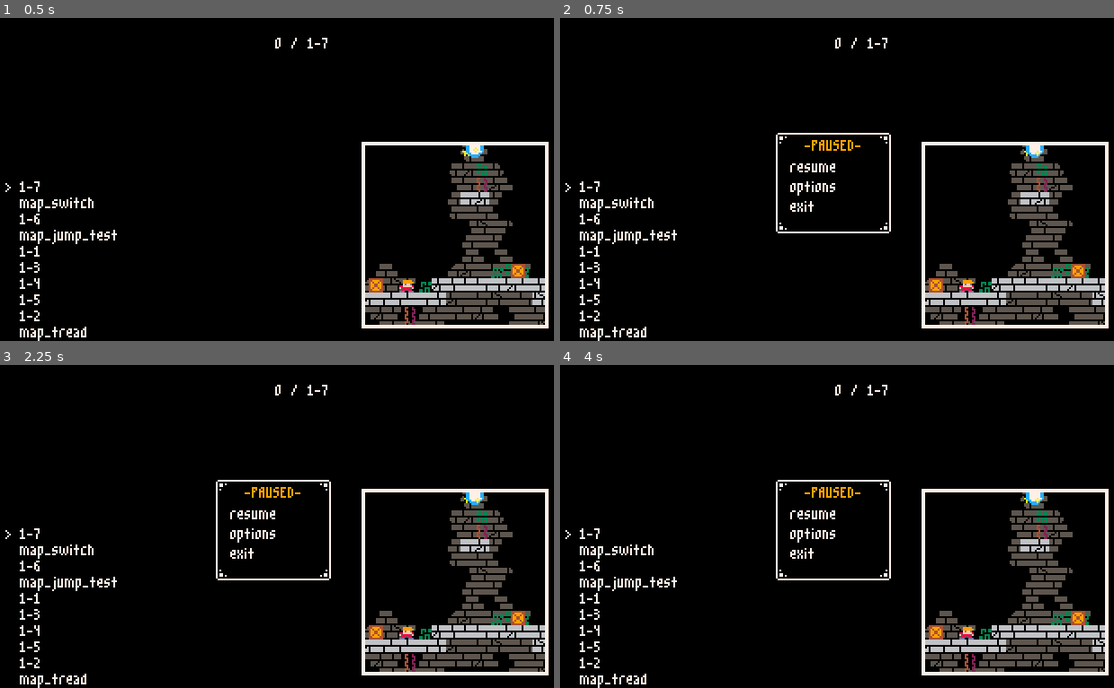
Above: before the commit, frames 1-4 (two rows, left to right).
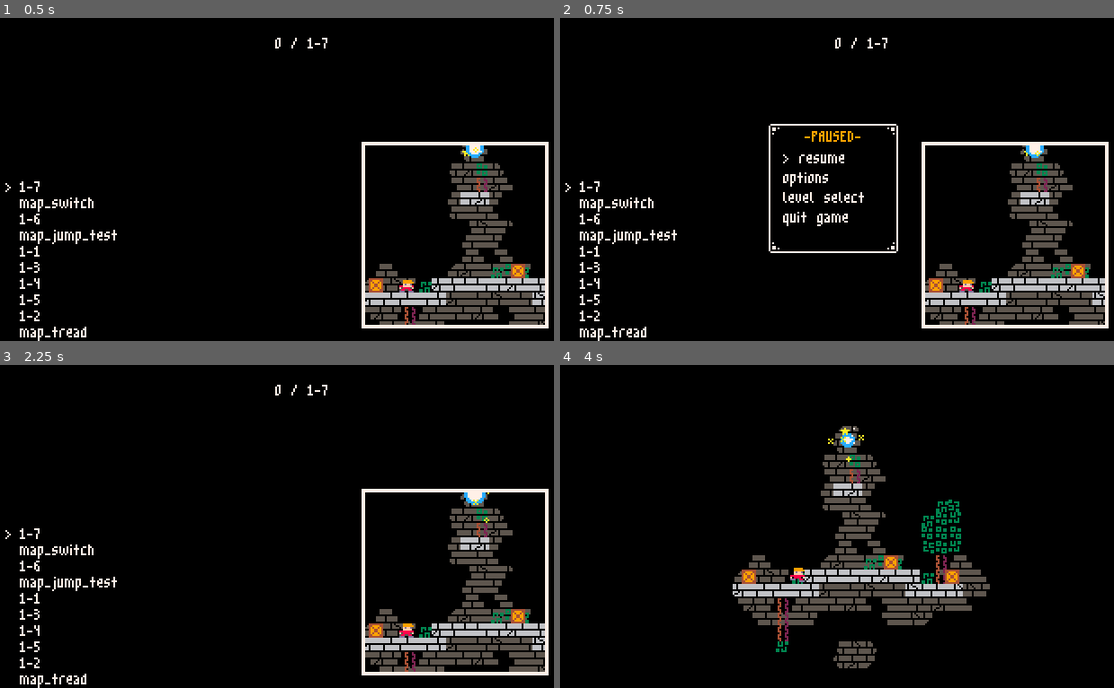
Above: after the commit, the same moments.

Repository: HarmonyHoney/tiny_crate
Game: Godot game, scene res://src/menu/MapSelect.tscn
Two runs of this game, one before a commit and one after it. Both use one fixed random seed, a clock stepped at 60 frames per second and the inputs below. Before the commit the project starts from res://src/menu/select.tscn.
Inputs (mouse positions are in pixels of both pictures, inside the frame that each line leads up to):
- Up to frame 1 (0.5 s): no input
- Up to frame 2 (0.75 s): tap Enter at 0.5 s; move the mouse to (958, 163) at 0.52 s; hold Right (right) from 0.53 s (still down); hold Z (jump) from 0.53 s (still down); tap X (action) at 0.6 s; click (958, 163) at 0.67 s
- Up to frame 3 (2.25 s): release Right (right) at 1.25 s; release Z (jump) at 1.25 s; tap Space at 1.25 s; drag from (160, 542) to (243, 591) at 1.27 s; tap Enter at 2 s; move the mouse to (332, 455) at 2.02 s; hold Left (left) from 2.03 s (still down); hold Z (jump) from 2.03 s (still down); tap X (action) at 2.1 s
- Up to frame 4 (4 s): release Left (left) at 2.75 s; release Z (jump) at 2.75 s; drag from (803, 591) to (659, 478) at 2.77 s; tap Space at 3.5 s; move the mouse to (1008, 574) at 3.52 s; hold Right (right) from 3.53 s (still down); hold Z (jump) from 3.53 s (still down)

Frame 1 is identical in both runs. In frame 2, 2.1% of the frame differs, in the area x 37-62%, y 32-73%; in frame 3, 4.6%; in frame 4, 16%, in the area x 0-100%, y 6-100%.

Commit message:
pause menu lookin pretty tasty

Diff:
--- a/project.godot
+++ b/project.godot
@@ -87,7 +87,7 @@
 [application]
 
 config/name="gdBox"
-run/main_scene="res://src/menu/select.tscn"
+run/main_scene="res://src/menu/MapSelect.tscn"
 config/icon="res://icon.png"
 
 [autoload]
--- a/src/actor/Player.gd
+++ b/src/actor/Player.gd
@@ -261,12 +261,9 @@
 	if is_pickup:
 		box_release()
 
-	# reset scene
-	Shared.start_reset("hub")
-	Shared.is_clear = true
+	# win scene
+	Shared.win()
 	queue_free()
-	dev.out("map complete")
-	Shared.win()
 
 func open_door():
 	# explosion
--- a/src/autoload/HUD.tscn
+++ b/src/autoload/HUD.tscn
@@ -3,11 +3,6 @@
 [ext_resource path="res://assets/font/m3x6.tres" type="DynamicFont" id=1]
 [ext_resource path="res://assets/image/timer.png" type="Texture" id=2]
 [ext_resource path="res://src/autoload/HUD.gd" type="Script" id=3]
-
-
-
-
-
 
 [node name="HUD" type="CanvasLayer"]
 pause_mode = 2
--- a/src/autoload/Pause.gd
+++ b/src/autoload/Pause.gd
@@ -1,49 +1,74 @@
-extends Control
+extends CanvasLayer
 
 var is_paused := false
 var menu_list : Label
+var menu : Control
 
 var cursor := 0
-var menu_items := ["resume", "options", "exit"]
+var menu_items := ["resume", "options", "level select", "quit game"]
+var selection := ""
 
+var timer := 0.1
+var clock := 0.0
 
 func _ready():
-	visible = false
-	menu_list = $List
-
-	menu_list.text = ""
-	for i in menu_items:
-		menu_list.text += i + "\n"
+	menu = $Menu
+	menu.visible = false
+	menu_list = $Menu/NinePatchRect/List
 
 
 func _process(delta):
-	if is_paused:
-		var btny = btn.p("down") - btn.p("up")
-		if btny:
-			cursor = clamp(cursor + btny, 0, menu_items.size() - 1)
-			menu_list.text = ""
-			for i in menu_items.size():
-				if cursor == i:
-					menu_list.text += "> "
-				menu_list.text += menu_items[i] + "\n"
-
+	if clock != 0:
+		clock = max(0, clock - delta)
+		if clock == 0:
+			if is_paused:
+				pass
+			else:
+				get_tree().paused = false
 
 func _input(event):
-	if dev.is_open:
-		return
-
-	if Input.is_action_just_pressed("pause"):
-		toggle_pause()
-	if Input.is_action_just_pressed("jump"):
-		toggle_pause()
+	if clock == 0 and not dev.is_open:
+		if event.is_action_pressed("pause"):
+			toggle_pause()
+		if is_paused:
+			if event.is_action_pressed("jump"):
+				menu_select()
+			elif event.is_action_pressed("down") or event.is_action_pressed("up"):
+				var btny = btn.p("down") - btn.p("up")
+				if btny:
+					cursor = clamp(cursor + btny, 0, menu_items.size() - 1)
+					selection = menu_items[cursor]
+					write_menu()
 
 
 func toggle_pause():
 	is_paused = !is_paused
-	visible = is_paused
-	get_tree().paused = is_paused
+	menu.visible = is_paused
+	clock = timer
 
 	if is_paused:
-		 pass
+		get_tree().paused = is_paused
+		cursor = 0
+		write_menu()
 	else:
 		pass
+
+
+func write_menu():
+	menu_list.text = ""
+	for i in menu_items.size():
+		if cursor == i:
+			menu_list.text += "> "
+		menu_list.text += menu_items[i] + "\n"
+
+func menu_select():
+	match menu_items[cursor]:
+		"resume":
+			toggle_pause()
+		"options":
+			pass
+		"level select":
+			get_tree().change_scene("res://src/menu/MapSelect.tscn")
+			toggle_pause()
+		"quit game":
+			get_tree().quit()
--- a/src/autoload/Pause.tscn
+++ b/src/autoload/Pause.tscn
@@ -4,17 +4,24 @@
 [ext_resource path="res://assets/image/9slice.png" type="Texture" id=2]
 [ext_resource path="res://src/autoload/Pause.gd" type="Script" id=3]
 
-[node name="Pause" type="Control"]
+[node name="Pause" type="CanvasLayer"]
+pause_mode = 2
 script = ExtResource( 3 )
+
+[node name="Menu" type="Control" parent="."]
+margin_left = 160.0
+margin_top = 95.0
+margin_right = 224.0
+margin_bottom = 159.0
 __meta__ = {
 "_edit_use_anchors_": false
 }
 
-[node name="NinePatchRect" type="NinePatchRect" parent="."]
-margin_left = 128.0
-margin_top = 64.0
-margin_right = 192.0
-margin_bottom = 120.0
+[node name="NinePatchRect" type="NinePatchRect" parent="Menu"]
+margin_left = -36.0
+margin_top = -36.0
+margin_right = 36.0
+margin_bottom = 36.0
 rect_min_size = Vector2( 24, 24 )
 texture = ExtResource( 2 )
 patch_margin_left = 8
@@ -27,11 +34,10 @@
 "_edit_use_anchors_": false
 }
 
-[node name="Header" type="Label" parent="."]
-margin_left = 128.0
-margin_top = 68.0
-margin_right = 192.0
-margin_bottom = 87.0
+[node name="Header" type="Label" parent="Menu/NinePatchRect"]
+margin_top = 4.0
+margin_right = 72.0
+margin_bottom = 23.0
 custom_fonts/font = ExtResource( 1 )
 custom_colors/font_color = Color( 1, 0.639216, 0, 1 )
 text = "-PAUSED-"
@@ -40,16 +46,17 @@
 "_edit_use_anchors_": false
 }
 
-[node name="List" type="Label" parent="."]
-margin_left = 136.0
-margin_top = 80.0
-margin_right = 184.0
-margin_bottom = 110.0
+[node name="List" type="Label" parent="Menu/NinePatchRect"]
+margin_left = 8.0
+margin_top = 16.0
+margin_right = 56.0
+margin_bottom = 57.0
 custom_fonts/font = ExtResource( 1 )
 custom_colors/font_color = Color( 1, 0.945098, 0.909804, 1 )
 text = "resume
 options
-exit"
+level select
+quit game"
 __meta__ = {
 "_edit_use_anchors_": false
 }
--- a/src/autoload/Shared.gd
+++ b/src/autoload/Shared.gd
@@ -11,6 +11,7 @@
 var reset_time := 1.0
 var is_clear = false
 
+var map_path := "res://src/map/"
 var _window_scale := 1.0
 var map_name := "hub"
 var hub_pos := Vector2(-16, -16)
@@ -18,6 +19,7 @@
 
 var stage_data := []
 var save_file := "box.save"
+
 
 func _ready():
 	dev.out("Shared._ready(): ", false)
@@ -60,19 +62,19 @@
 	is_reset = false
 	if is_clear:
 		is_clear = false
-		get_tree().change_scene("res://Scene/select.tscn")
+		get_tree().change_scene("res://src/menu/MapSelect.tscn")
 	else:
-		dev.out("loading scene: " + "res://Map/" + map_name + ".tscn")
-		get_tree().change_scene("res://Map/" + map_name + ".tscn")
+		dev.out("loading scene: " + map_path + map_name + ".tscn")
+		get_tree().change_scene(map_path + map_name + ".tscn")
 
 #func death():
 #	death_count += 1
 #	HUD.node_death.text = "deaths: " + str(death_count)
 
 func win():
+	# save data
 	if stage:
 		stage.stop_timer()
-
 		var new_data = {
 			"file": stage.filename,
 			"name": stage.stage_name,
@@ -82,18 +84,16 @@
 			"jump": stage.metric_jump,
 			"pickup": stage.metric_pickup,
 		}
-
 		for i in stage_data:
 			if i.has("file") and i["file"] == new_data["file"]:
 				stage_data.erase(i)
 				break
 		stage_data.append(new_data)
+	save_data(save_file, JSON.print(stage_data, "\t"))
 
-	save_data(save_file, JSON.print(stage_data, "\t"))
-	#dev.out("(box.save)")
-	#dev.out(load_data(save_file))
-
-	#death_count = 0
+	start_reset()
+	is_clear = true
+	dev.out("map complete")
 
 func save_data(save_file,  arg):
 	var file = File.new()
--- a/src/menu/MapSelect.gd
+++ b/src/menu/MapSelect.gd
@@ -1,4 +1,3 @@
-
 extends Node2D
 
 
@@ -41,7 +40,7 @@
 	if btny:
 		scroll(btny)
 
-	if btn.p("action"):
+	if btn.p("jump"):
 		Shared.map_name = maps[cursor]
 		get_tree().change_scene(map_path + maps[cursor] + ".tscn")
 
--- a/src/menu/select.tscn
+++ b/src/menu/MapSelect.tscn
@@ -1,11 +1,11 @@
 [gd_scene load_steps=3 format=2]
 
-[ext_resource path="res://assets/font/m3x6.tres" type="DynamicFont" id=1]
-[ext_resource path="res://src/menu/MapSelect.gd" type="Script" id=2]
+[ext_resource path="res://src/menu/MapSelect.gd" type="Script" id=1]
+[ext_resource path="res://assets/font/m3x6.tres" type="DynamicFont" id=2]
 
 [node name="Node2D" type="Node2D"]
 position = Vector2( 1, 1 )
-script = ExtResource( 2 )
+script = ExtResource( 1 )
 
 [node name="Control" type="Control" parent="."]
 margin_right = 320.0
Not shown: 3 places in src/menu/MapSelect.tscn that only renumber resources
